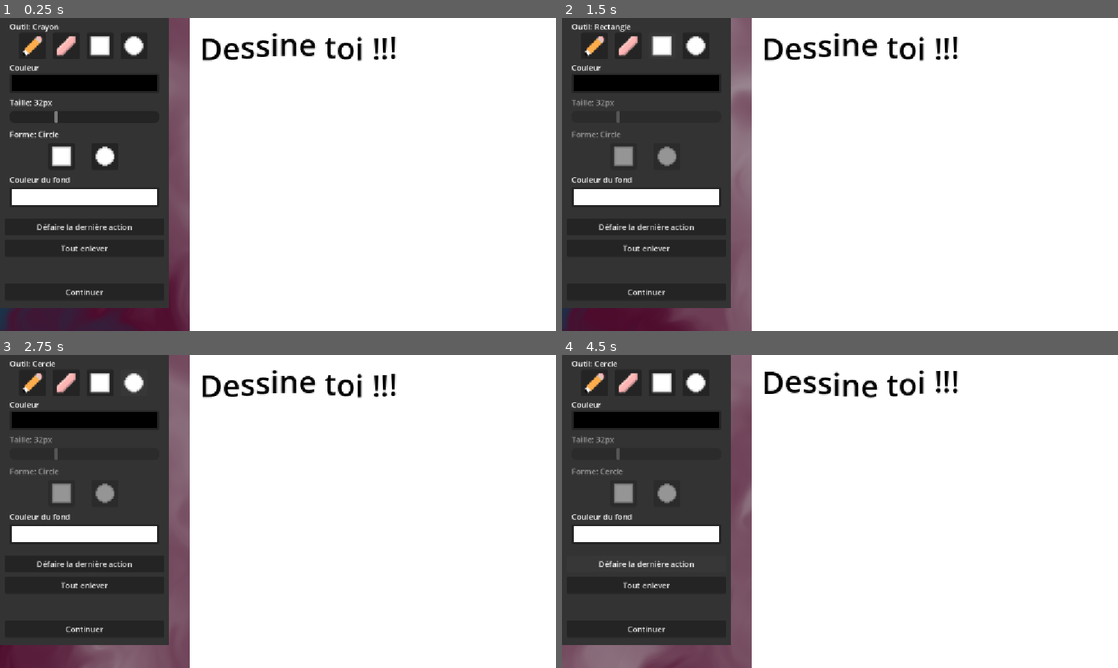
Above: before the commit, frames 1-4 (two rows, left to right).
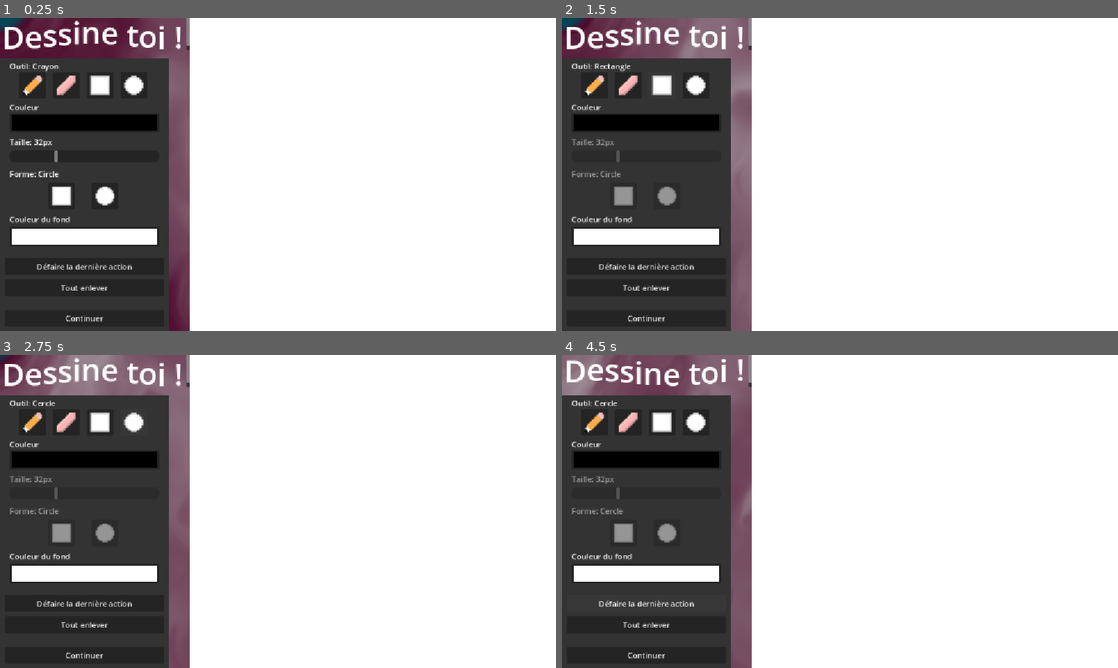
Above: after the commit, the same moments.

Repository: TotoEnF5/enjam-2026
Game: Godot game, scene res://scenes/paint/paint_root.tscn
Two runs of this game, one before a commit and one after it. Both use one fixed random seed, a clock stepped at 60 frames per second and the inputs below. This scene is started directly instead of the project's main scene.
Inputs (mouse positions are in pixels of both pictures, inside the frame that each line leads up to; where the layout moved, square brackets give the same spot in the first picture):
- Up to frame 1 (0.25 s): no input
- Up to frame 2 (1.5 s): click (595, 86) [595, 46] at 0.5 s; click (662, 86) [662, 46] at 1.25 s
- Up to frame 3 (2.75 s): click (133, 423) [133, 383] at 2 s
- Up to frame 4 (4.5 s): click (623, 533) [623, 492] at 2.75 s; click (667, 533) [667, 492] at 3.5 s; click "Défaire la dernière action" at 4.25 s

The runs differ from the first frame. In frame 1, 14% of the frame differs, in the area x 0-72%, y 0-100%; in frame 2, 14%; in frame 3, 14%; in frame 4, 14%.

Commit message:
plein d'objets

Diff:
--- a/resources/inventories/inventory_0.tres
+++ b/resources/inventories/inventory_0.tres
@@ -7,8 +7,10 @@
 [ext_resource type="Resource" uid="uid://bwarnav0rcxuv" path="res://resources/items/plante.tres" id="4_hxdc7"]
 [ext_resource type="Resource" uid="uid://md8njyarhxww" path="res://resources/items/cane.tres" id="5_ieyme"]
 [ext_resource type="Resource" uid="uid://by6k1sv1s3ouy" path="res://resources/items/cadre.tres" id="6_hxdc7"]
+[ext_resource type="Resource" uid="uid://bvl17p0u0bsku" path="res://resources/items/fish_wall.tres" id="7_nnwc2"]
+[ext_resource type="Resource" uid="uid://bnqmf1imed7nk" path="res://resources/items/gnome.tres" id="8_ni2td"]
 
 [resource]
 script = ExtResource("2_tvn4h")
-items = Array[ExtResource("1_akiyo")]([ExtResource("2_l37ns"), ExtResource("2_wksgd"), ExtResource("4_hxdc7"), ExtResource("5_ieyme"), ExtResource("6_hxdc7")])
+items = Array[ExtResource("1_akiyo")]([ExtResource("2_l37ns"), ExtResource("2_wksgd"), ExtResource("4_hxdc7"), ExtResource("5_ieyme"), ExtResource("6_hxdc7"), ExtResource("7_nnwc2"), ExtResource("8_ni2td")])
 metadata/_custom_type_script = "uid://bhgyebr222u8t"
--- a/resources/inventories/inventory_1.tres
+++ b/resources/inventories/inventory_1.tres
@@ -6,8 +6,10 @@
 [ext_resource type="Resource" uid="uid://dpf0bngbji51h" path="res://resources/items/aquarium_poisson.tres" id="2_vtdkf"]
 [ext_resource type="Resource" uid="uid://br4t1rncipsar" path="res://resources/items/litiere.tres" id="3_ombf6"]
 [ext_resource type="Resource" uid="uid://b0d80h6s2qrwi" path="res://resources/items/fish.tres" id="4_be7v7"]
+[ext_resource type="Resource" uid="uid://gtkscqqrukbg" path="res://resources/items/clothes.tres" id="6_eerty"]
+[ext_resource type="Resource" uid="uid://p1c82yet53yy" path="res://resources/items/affiche.tres" id="7_ombf6"]
 
 [resource]
 script = ExtResource("2_bl1ic")
-items = Array[ExtResource("1_vuyxs")]([ExtResource("2_eerty"), ExtResource("3_ombf6"), ExtResource("4_be7v7"), ExtResource("2_vtdkf")])
+items = Array[ExtResource("1_vuyxs")]([ExtResource("2_eerty"), ExtResource("3_ombf6"), ExtResource("4_be7v7"), ExtResource("2_vtdkf"), ExtResource("6_eerty"), ExtResource("7_ombf6")])
 metadata/_custom_type_script = "uid://bhgyebr222u8t"
--- a/resources/items/aquarium.tres
+++ b/resources/items/aquarium.tres
@@ -1,6 +1,6 @@
 [gd_resource type="Resource" script_class="InventoryObject" format=3 uid="uid://bq857udcs1k1e"]
 
-[ext_resource type="Texture2D" uid="uid://b2uiqldjery75" path="res://assets/textures/wilson.jpg" id="1_8j5vj"]
+[ext_resource type="Texture2D" uid="uid://imox4rupuqc6" path="res://assets/textures/thumbnails/Aquarium.png" id="1_aw4vq"]
 [ext_resource type="Script" uid="uid://dlva75r2hqvej" path="res://resources/inventory_object.gd" id="1_m2dua"]
 [ext_resource type="PackedScene" uid="uid://pll6jmm1rxc2" path="res://scenes/placeable_objects/aquarium.tscn" id="2_7f1rd"]
 [ext_resource type="AudioStream" uid="uid://cprfajem6wy1q" path="res://resources/place_audio_poisson.tres" id="2_aw4vq"]
@@ -8,7 +8,7 @@
 
 [resource]
 script = ExtResource("1_m2dua")
-inventory_image = ExtResource("1_8j5vj")
+inventory_image = ExtResource("1_aw4vq")
 placeable_object = ExtResource("2_7f1rd")
 title = "Aquarium"
 description = "Il est rempli d'algues et fissuré, mais il fau goût de notre poisson : [shake rate=20.0 level=5 connected=1]Buendia[/shake]."
--- a/resources/items/aquarium_poisson.tres
+++ b/resources/items/aquarium_poisson.tres
@@ -10,8 +10,9 @@
 script = ExtResource("1_iwt1e")
 inventory_image = ExtResource("1_s1tbr")
 placeable_object = ExtResource("2_eawvh")
-title = "AQUATIUM_POISSON"
-description = "aquarium poisson"
+title = "Aquarium"
+description = "Il est rempli d'algues et fissuré, mais il fau goût de notre poisson : [shake rate=20.0 level=5 connected=1]Buendia[/shake]."
+on_etagere = false
 place_audio_streams = ExtResource("2_xrmf0")
 yeet_audio_streams = ExtResource("4_eawvh")
 metadata/_custom_type_script = "uid://dlva75r2hqvej"
--- a/resources/items/cadre.tres
+++ b/resources/items/cadre.tres
@@ -1,14 +1,14 @@
 [gd_resource type="Resource" script_class="InventoryObject" format=3 uid="uid://by6k1sv1s3ouy"]
 
 [ext_resource type="Script" uid="uid://dlva75r2hqvej" path="res://resources/inventory_object.gd" id="1_cr7ps"]
-[ext_resource type="Texture2D" uid="uid://cacxvihjkf5j0" path="res://assets/Models/AquariumAvecPoisson.png" id="1_fa1w0"]
+[ext_resource type="Texture2D" uid="uid://cahmo2ncjrp5k" path="res://assets/textures/thumbnails/Cadre photo.png" id="1_jsyyq"]
 [ext_resource type="AudioStream" uid="uid://ch83yivrn4m1d" path="res://resources/place_audio.tres" id="2_jsyyq"]
 [ext_resource type="PackedScene" uid="uid://deebf20g30w3" path="res://scenes/placeable_objects/cadre.tscn" id="2_mht6k"]
 [ext_resource type="AudioStream" uid="uid://bsupge02tb6ug" path="res://resources/yeet_audio.tres" id="5_sp0j7"]
 
 [resource]
 script = ExtResource("1_cr7ps")
-inventory_image = ExtResource("1_fa1w0")
+inventory_image = ExtResource("1_jsyyq")
 placeable_object = ExtResource("2_mht6k")
 title = "Photo de [Prénom]"
 description = "Pour beaucoup, [Prénom] était un visage comme un autre. Pour moi, c'était la plus belle personne que j'ai pu rencontrer."
--- a/resources/items/cane.tres
+++ b/resources/items/cane.tres
@@ -1,6 +1,6 @@
 [gd_resource type="Resource" script_class="InventoryObject" format=3 uid="uid://md8njyarhxww"]
 
-[ext_resource type="Texture2D" uid="uid://dch0kgteclirl" path="res://assets/Models/Canne.png" id="1_0d0gj"]
+[ext_resource type="Texture2D" uid="uid://d21vqioy6gqik" path="res://assets/textures/thumbnails/Canne.png" id="1_0d151"]
 [ext_resource type="Script" uid="uid://dlva75r2hqvej" path="res://resources/inventory_object.gd" id="1_6qwac"]
 [ext_resource type="PackedScene" uid="uid://cntjke13eu5w" path="res://scenes/placeable_objects/cane.tscn" id="2_0cpao"]
 [ext_resource type="AudioStream" uid="uid://ch83yivrn4m1d" path="res://resources/place_audio.tres" id="2_0d151"]
@@ -8,10 +8,12 @@
 
 [resource]
 script = ExtResource("1_6qwac")
-inventory_image = ExtResource("1_0d0gj")
+inventory_image = ExtResource("1_0d151")
 placeable_object = ExtResource("2_0cpao")
 title = "Canne flamboyante de [Prénom]"
 description = "Cet outil de haute qualité était l'arme maitresse de [Prénom] dans sa séduction. Un mouvement de poignet, un décalage du bras, et parfois, une frappe en diagonale haute. De quoi mettre n'importe qui [shake rate=20.0 level=5 connected=1]sens dessus dessous[/shake]."
+on_etagere = false
+on_wall = true
 place_audio_streams = ExtResource("2_0d151")
 yeet_audio_streams = ExtResource("4_0cpao")
 metadata/_custom_type_script = "uid://dlva75r2hqvej"
--- a/resources/items/chat_moche.tres
+++ b/resources/items/chat_moche.tres
@@ -2,11 +2,13 @@
 
 [ext_resource type="PackedScene" uid="uid://8qsgengixgay" path="res://scenes/placeable_objects/chat_moche.tscn" id="1_jmgtq"]
 [ext_resource type="AudioStream" uid="uid://8uwu8jvh51ra" path="res://resources/place_audio_chat_moche.tres" id="1_mlx23"]
+[ext_resource type="Texture2D" uid="uid://djyywhhga44e8" path="res://assets/textures/thumbnails/Chat moche.png" id="1_rgwf6"]
 [ext_resource type="Script" uid="uid://dlva75r2hqvej" path="res://resources/inventory_object.gd" id="1_ulvcn"]
 [ext_resource type="AudioStream" uid="uid://bsupge02tb6ug" path="res://resources/yeet_audio.tres" id="3_tv7y2"]
 
 [resource]
 script = ExtResource("1_ulvcn")
+inventory_image = ExtResource("1_rgwf6")
 placeable_object = ExtResource("1_jmgtq")
 title = "Moumoune"
 description = "[shake rate=20.0 level=5 connected=1]Moumoune[/shake]...est un chat. J'en suis quasiment sûr. Il miaule, parfois. Il vomit, souvent. Un peu comme [Prénom] au fond."
--- a/resources/items/fish.tres
+++ b/resources/items/fish.tres
@@ -1,17 +1,18 @@
 [gd_resource type="Resource" script_class="InventoryObject" format=3 uid="uid://b0d80h6s2qrwi"]
 
+[ext_resource type="Texture2D" uid="uid://b8i2xh1vfmg0e" path="res://assets/textures/thumbnails/Fish.png" id="1_3xc2o"]
 [ext_resource type="Script" uid="uid://dlva75r2hqvej" path="res://resources/inventory_object.gd" id="1_ln28y"]
-[ext_resource type="Texture2D" uid="uid://dryywuwbsqyer" path="res://assets/textures/moo.jpg" id="1_poo8i"]
 [ext_resource type="AudioStream" uid="uid://cprfajem6wy1q" path="res://resources/place_audio_poisson.tres" id="2_3xc2o"]
 [ext_resource type="PackedScene" uid="uid://d28be6x15arla" path="res://scenes/placeable_objects/fish.tscn" id="2_nd0o1"]
 [ext_resource type="AudioStream" uid="uid://bsupge02tb6ug" path="res://resources/yeet_audio.tres" id="4_nd0o1"]
 
 [resource]
 script = ExtResource("1_ln28y")
-inventory_image = ExtResource("1_poo8i")
+inventory_image = ExtResource("1_3xc2o")
 placeable_object = ExtResource("2_nd0o1")
 title = "Buendia"
 description = "Axel passe son temps à essayer de le [shake rate=20.0 level=5 connected=1]croquer[/shake]. Heureusement qu'il a son [wave amp=20.0 freq=5.0 connected=1]aquarium[/wave]."
+on_wall = true
 place_audio_streams = ExtResource("2_3xc2o")
 yeet_audio_streams = ExtResource("4_nd0o1")
 metadata/_custom_type_script = "uid://dlva75r2hqvej"
--- /dev/null
+++ b/resources/items/fish_wall.tres
@@ -0,0 +1,16 @@
+[gd_resource type="Resource" script_class="InventoryObject" format=3 uid="uid://bvl17p0u0bsku"]
+
+[ext_resource type="Script" uid="uid://dlva75r2hqvej" path="res://resources/inventory_object.gd" id="1_5u27f"]
+[ext_resource type="Texture2D" uid="uid://bupwsgdth212c" path="res://assets/textures/thumbnails/Fish on the wall.png" id="1_hx665"]
+[ext_resource type="PackedScene" uid="uid://d38r3xmfnqnrp" path="res://scenes/placeable_objects/fish_wall.tscn" id="2_p1s3m"]
+
+[resource]
+script = ExtResource("1_5u27f")
+inventory_image = ExtResource("1_hx665")
+placeable_object = ExtResource("2_p1s3m")
+title = "Trophée de pêche de [Prénom]"
+description = "[Prénom] m'avait raconté.e tant d'histoires. Sa pêche au gros dans la mare de Vindiou, son combat contre le crocodile d'Aldi, sa lutte acharnée contre le kraken de la salle de bain. Je pense que [Prénom] avait un problème de poisson."
+on_floor = false
+on_etagere = false
+on_wall = true
+metadata/_custom_type_script = "uid://dlva75r2hqvej"
--- /dev/null
+++ b/resources/items/gnome.tres
@@ -0,0 +1,13 @@
+[gd_resource type="Resource" script_class="InventoryObject" format=3 uid="uid://bnqmf1imed7nk"]
+
+[ext_resource type="Script" uid="uid://dlva75r2hqvej" path="res://resources/inventory_object.gd" id="1_2utm6"]
+[ext_resource type="Texture2D" uid="uid://c86mf67olki74" path="res://assets/Models/PileBook.png" id="1_hr7w0"]
+[ext_resource type="PackedScene" uid="uid://bu4e4fgse383a" path="res://scenes/placeable_objects/gnome.tscn" id="2_6c0vu"]
+
+[resource]
+script = ExtResource("1_2utm6")
+inventory_image = ExtResource("1_hr7w0")
+placeable_object = ExtResource("2_6c0vu")
+title = "Naing de jarding toulousaing de [Prénom]"
+description = "[Prénom] me disait que ce naing a été pris dans le Sud-Est. Je ne sais pas pourquoi, [Pronom] avait un fort accent toulousaing quand [Pronom] me parlait de ce naing."
+metadata/_custom_type_script = "uid://dlva75r2hqvej"
--- a/resources/items/litiere.tres
+++ b/resources/items/litiere.tres
@@ -1,17 +1,18 @@
 [gd_resource type="Resource" script_class="InventoryObject" format=3 uid="uid://br4t1rncipsar"]
 
+[ext_resource type="Texture2D" uid="uid://emf3btlvc8dk" path="res://assets/textures/thumbnails/Litière.png" id="1_8snth"]
 [ext_resource type="Script" uid="uid://dlva75r2hqvej" path="res://resources/inventory_object.gd" id="1_c1nvl"]
-[ext_resource type="Texture2D" uid="uid://15tg2e7amth1" path="res://assets/Models/litiere.png" id="1_ven5n"]
 [ext_resource type="AudioStream" uid="uid://ch83yivrn4m1d" path="res://resources/place_audio.tres" id="2_8snth"]
 [ext_resource type="PackedScene" uid="uid://c7jj6061law0j" path="res://scenes/placeable_objects/litiere.tscn" id="2_ae7if"]
 [ext_resource type="AudioStream" uid="uid://bsupge02tb6ug" path="res://resources/yeet_audio.tres" id="4_ae7if"]
 
 [resource]
 script = ExtResource("1_c1nvl")
-inventory_image = ExtResource("1_ven5n")
+inventory_image = ExtResource("1_8snth")
 placeable_object = ExtResource("2_ae7if")
 title = "Litière de Axel"
 description = "J'avais pas de sable, alors j'ai mis du ciment dedans."
+on_etagere = false
 place_audio_streams = ExtResource("2_8snth")
 yeet_audio_streams = ExtResource("4_ae7if")
 metadata/_custom_type_script = "uid://dlva75r2hqvej"
--- a/resources/items/panier.tres
+++ b/resources/items/panier.tres
@@ -1,14 +1,14 @@
 [gd_resource type="Resource" script_class="InventoryObject" format=3 uid="uid://c7wr4l8jxi7tc"]
 
-[ext_resource type="Texture2D" uid="uid://bejw24p2403cp" path="res://assets/textures/baltrou.jpg" id="1_3wdqe"]
 [ext_resource type="Script" uid="uid://dlva75r2hqvej" path="res://resources/inventory_object.gd" id="1_6kppv"]
 [ext_resource type="PackedScene" uid="uid://chnj2iwj1225q" path="res://scenes/placeable_objects/panier.tscn" id="1_p4hbi"]
+[ext_resource type="Texture2D" uid="uid://nxi6xbhx1uyy" path="res://assets/textures/thumbnails/panier avec chat.png" id="1_ts01c"]
 [ext_resource type="AudioStream" uid="uid://byxl1he4rejis" path="res://resources/place_audio_chat.tres" id="2_ts01c"]
 [ext_resource type="AudioStream" uid="uid://bsupge02tb6ug" path="res://resources/yeet_audio.tres" id="4_k2wug"]
 
 [resource]
 script = ExtResource("1_6kppv")
-inventory_image = ExtResource("1_3wdqe")
+inventory_image = ExtResource("1_ts01c")
 placeable_object = ExtResource("1_p4hbi")
 title = "Axel"
 description = "Notre compagnon est venu avec ses bagages, incluant un chat plus...normal que le précédent."
--- a/resources/items/plante.tres
+++ b/resources/items/plante.tres
@@ -1,14 +1,14 @@
 [gd_resource type="Resource" script_class="InventoryObject" format=3 uid="uid://bwarnav0rcxuv"]
 
+[ext_resource type="Texture2D" uid="uid://bqpslipqksokd" path="res://assets/textures/thumbnails/plante.png" id="1_87mtf"]
 [ext_resource type="Script" uid="uid://dlva75r2hqvej" path="res://resources/inventory_object.gd" id="1_fd3n2"]
-[ext_resource type="Texture2D" uid="uid://bxhipc030w517" path="res://assets/Models/Plante.png" id="1_ja8fc"]
 [ext_resource type="AudioStream" uid="uid://ch83yivrn4m1d" path="res://resources/place_audio.tres" id="2_87mtf"]
 [ext_resource type="PackedScene" uid="uid://dplbjivicbwaq" path="res://scenes/placeable_objects/plante.tscn" id="2_be15t"]
 [ext_resource type="AudioStream" uid="uid://bsupge02tb6ug" path="res://resources/yeet_audio.tres" id="4_be15t"]
 
 [resource]
 script = ExtResource("1_fd3n2")
-inventory_image = ExtResource("1_ja8fc")
+inventory_image = ExtResource("1_87mtf")
 placeable_object = ExtResource("2_be15t")
 title = "Plante verte de [Prénom]"
 description = "On a souvent dit que [Prénom] était une bouffée d'oxygène, une présence réconfortante en arrière-plan, qu'il fallait arroser tous les deux jours. Ou alors était-ce la plante, je les confonds encore."
--- a/resources/items/urne.tres
+++ b/resources/items/urne.tres
@@ -1,14 +1,14 @@
 [gd_resource type="Resource" script_class="InventoryObject" format=3 uid="uid://cjh4q6fp4f10d"]
 
-[ext_resource type="Texture2D" uid="uid://c0b0avtb7etuh" path="res://assets/Models/Urne.png" id="1_i7skh"]
 [ext_resource type="Script" uid="uid://dlva75r2hqvej" path="res://resources/inventory_object.gd" id="1_pol8t"]
+[ext_resource type="Texture2D" uid="uid://bubd0ngml5ymu" path="res://assets/textures/thumbnails/Urne.png" id="1_w8op5"]
 [ext_resource type="PackedScene" uid="uid://belkys4l6l2mu" path="res://scenes/placeable_objects/urne.tscn" id="2_dfjgg"]
 [ext_resource type="AudioStream" uid="uid://ch83yivrn4m1d" path="res://resources/place_audio.tres" id="2_w8op5"]
 [ext_resource type="AudioStream" uid="uid://bsupge02tb6ug" path="res://resources/yeet_audio.tres" id="4_dfjgg"]
 
 [resource]
 script = ExtResource("1_pol8t")
-inventory_image = ExtResource("1_i7skh")
+inventory_image = ExtResource("1_w8op5")
 placeable_object = ExtResource("2_dfjgg")
 title = "Urne de [Prénom]"
 description = "[Prénom] était quelqu'un de très important pour moi, il ne me reste plus que ses cendres et ses objets [shake rate=20.0 level=5 connected=1]moches[/shake]."
--- a/scenes/paint/paint_root.tscn
+++ b/scenes/paint/paint_root.tscn
@@ -67,8 +67,9 @@
 
 [node name="ToolsPanel" type="Panel" parent="." unique_id=25925917]
 layout_mode = 0
+offset_top = 82.0
 offset_right = 350.0
-offset_bottom = 600.0
+offset_bottom = 656.0
 theme_override_styles/panel = SubResource("StyleBoxFlat_npkcn")
 script = ExtResource("2")
 metadata/_edit_layout_mode = 1
@@ -313,9 +314,9 @@
 [node name="ButtonSave" type="Button" parent="ToolsPanel" unique_id=1228907065]
 layout_mode = 0
 offset_left = 10.0
-offset_top = 550.0
+offset_top = 522.0
 offset_right = 340.0
-offset_bottom = 585.0
+offset_bottom = 557.0
 text = "Continuer"
 metadata/_edit_layout_mode = 0
 metadata/_edit_use_custom_anchors = false
@@ -332,15 +333,15 @@
 
 [node name="RichTextLabel" type="RichTextLabel" parent="." unique_id=410958616]
 layout_mode = 0
-offset_left = 414.0
-offset_top = 14.0
-offset_right = 1287.0
-offset_bottom = 91.0
-theme_override_colors/default_color = Color(0, 0, 0, 1)
+offset_left = 4.0
+offset_top = -10.0
+offset_right = 394.0
+offset_bottom = 67.0
+theme_override_colors/default_color = Color(1, 1, 1, 1)
 theme_override_font_sizes/normal_font_size = 64
 theme_override_font_sizes/bold_font_size = 64
 theme_override_font_sizes/bold_italics_font_size = 64
 theme_override_font_sizes/italics_font_size = 64
 theme_override_font_sizes/mono_font_size = 64
 bbcode_enabled = true
-text = "[wave amp=50.0 freq=5.0 connected=1]Dessine toi !!![/wave]"
+text = "[wave amp=50.0 freq=5.0 connected=1]Dessine toi ![/wave]"
--- /dev/null
+++ b/scenes/placeable_objects/fish_wall.tscn
@@ -0,0 +1,19 @@
+[gd_scene format=3 uid="uid://d38r3xmfnqnrp"]
+
+[ext_resource type="PackedScene" uid="uid://6wcrbkhw36rf" path="res://assets/Models/FishOnTheWall.gltf" id="1_1018b"]
+[ext_resource type="Script" uid="uid://jylvbhg5b6k0" path="res://scripts/placeable_object.gd" id="1_hd2bj"]
+
+[sub_resource type="BoxShape3D" id="BoxShape3D_1018b"]
+size = Vector3(0.5317383, 1.4555054, 3.7111816)
+
+[node name="FishWall" type="Node3D" unique_id=1298149237]
+script = ExtResource("1_hd2bj")
+
+[node name="FishOnTheWall" parent="." unique_id=642219808 instance=ExtResource("1_1018b")]
+transform = Transform3D(1, 0, 0, 0, 1, 0, 0, 0, 1, 0, -0.2819541, 1.982774)
+
+[node name="StaticBody3D" type="StaticBody3D" parent="." unique_id=763799674]
+
+[node name="CollisionShape3D" type="CollisionShape3D" parent="StaticBody3D" unique_id=780319665]
+transform = Transform3D(1, 0, 0, 0, 1, 0, 0, 0, 1, 0.23413086, 0.7094346, -0.12291622)
+shape = SubResource("BoxShape3D_1018b")
--- /dev/null
+++ b/scenes/placeable_objects/gnome.tscn
@@ -0,0 +1,19 @@
+[gd_scene format=3 uid="uid://bu4e4fgse383a"]
+
+[ext_resource type="PackedScene" uid="uid://udbb4vqtmcck" path="res://assets/Models/Gnome.gltf" id="1_jbbcl"]
+[ext_resource type="Script" uid="uid://jylvbhg5b6k0" path="res://scripts/placeable_object.gd" id="1_vkje6"]
+
+[sub_resource type="BoxShape3D" id="BoxShape3D_c6agx"]
+size = Vector3(1, 2.2919922, 1.2412109)
+
+[node name="Gnome" type="Node3D" unique_id=97035008]
+script = ExtResource("1_vkje6")
+
+[node name="Gnome" parent="." unique_id=1024992793 instance=ExtResource("1_jbbcl")]
+transform = Transform3D(-4.371139e-08, 0, 1, 0, 1, 0, -1, 0, -4.371139e-08, 0.9004345, 0, 0.8276715)
+
+[node name="StaticBody3D" type="StaticBody3D" parent="." unique_id=1551902939]
+
+[node name="CollisionShape3D" type="CollisionShape3D" parent="StaticBody3D" unique_id=1621068916]
+transform = Transform3D(1, 0, 0, 0, 1, 0, 0, 0, 1, 0, 1.1733398, -0.12060547)
+shape = SubResource("BoxShape3D_c6agx")
Binary file added: assets/Models/Gnome.bin
Not shown, added: assets/Models/Gnome.gltf
Not shown, added: assets/Models/Gnome.gltf.import
Binary file added: assets/Models/Gnome.png
Not shown, added: assets/Models/Gnome.png.import
Binary file added: assets/textures/thumbnails/Aquarium.png
Not shown, added: assets/textures/thumbnails/Aquarium.png.import
Binary file added: assets/textures/thumbnails/Armoire.png
Not shown, added: assets/textures/thumbnails/Armoire.png.import
Binary file added: assets/textures/thumbnails/Cadre photo.png
Not shown, added: assets/textures/thumbnails/Cadre photo.png.import
Binary file added: assets/textures/thumbnails/Canne.png
(and 21 more such lines)
